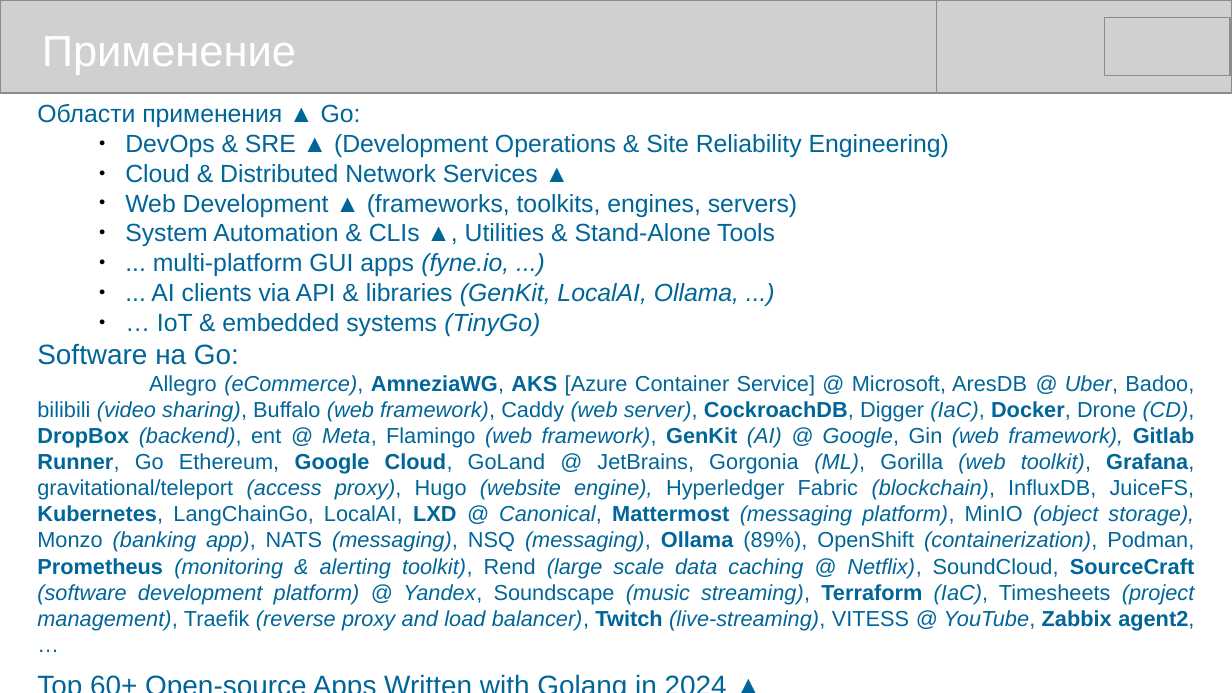
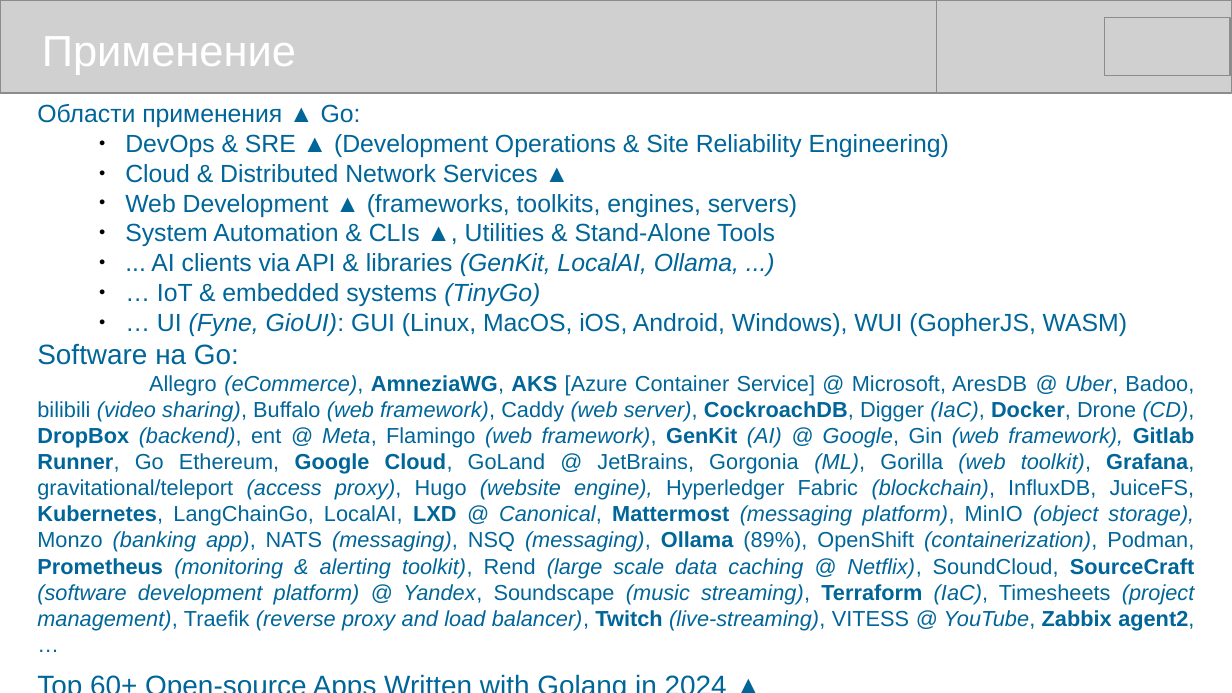
Before and after one commit to mike-shock/Go_language, a slide deck: slide 52 of Go_Preview.odp. Drawn at 1232x693 pixels with LibreOffice and Linux fonts; fonts in the diff are those of the drawing; grey boxes stand for pictures. Boxes give left, top, right and bottom in pixels: in the first picture for what was removed or moved away, otherwise in the second. Text is boxed around its words. In the diff, an @@ line names an element or a change of style, - is before the commit and + after.

```diff
--- a/Go_Preview.odp
+++ b/Go_Preview.odp
@@ text at (x1=153, y1=253, x2=509, y2=276): paragraph removed @@
-● ... multi-platform GUI apps (fyne.io, ...)
@@ text at (x1=157, y1=313, x2=1127, y2=336): paragraph added @@
+● … UI (Fyne, GioUI): GUI (Linux, MacOS, iOS, Android, Windows), WUI (GopherJS, WASM)
```
Also in this commit, not shown: 1 other file.
